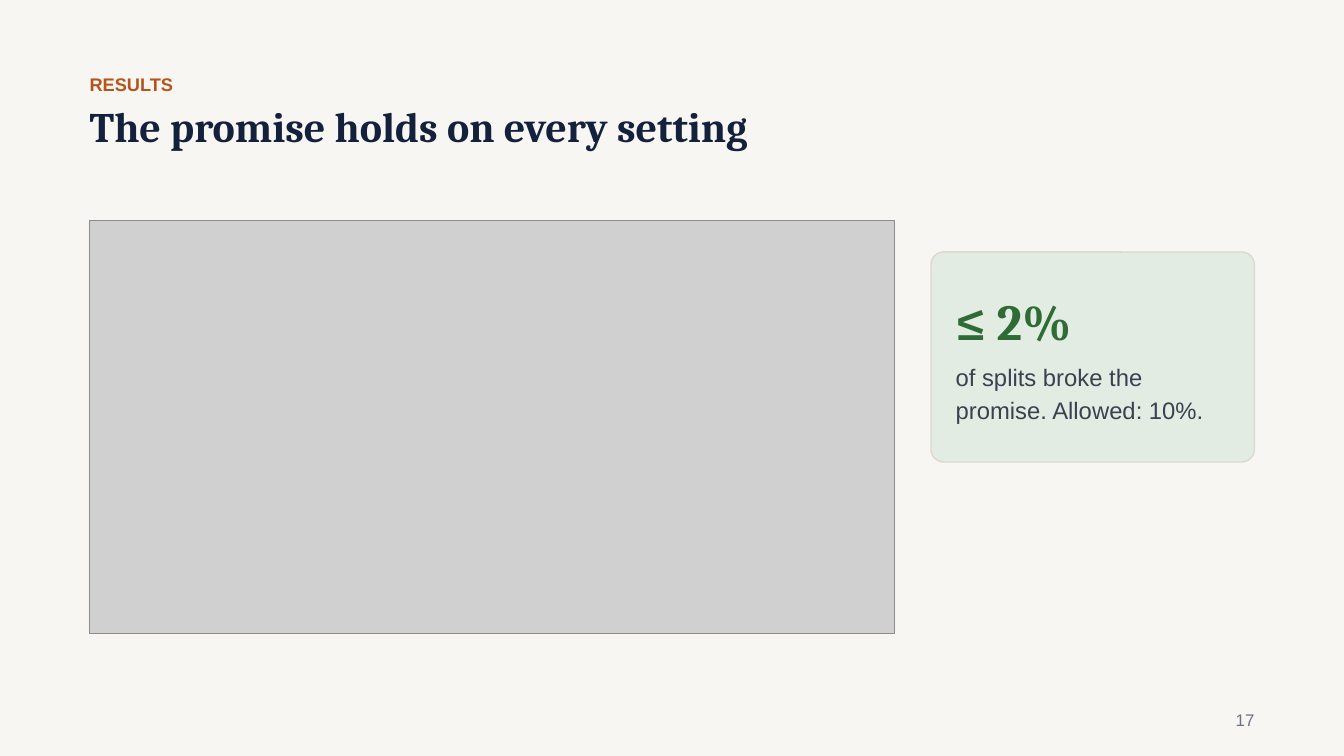
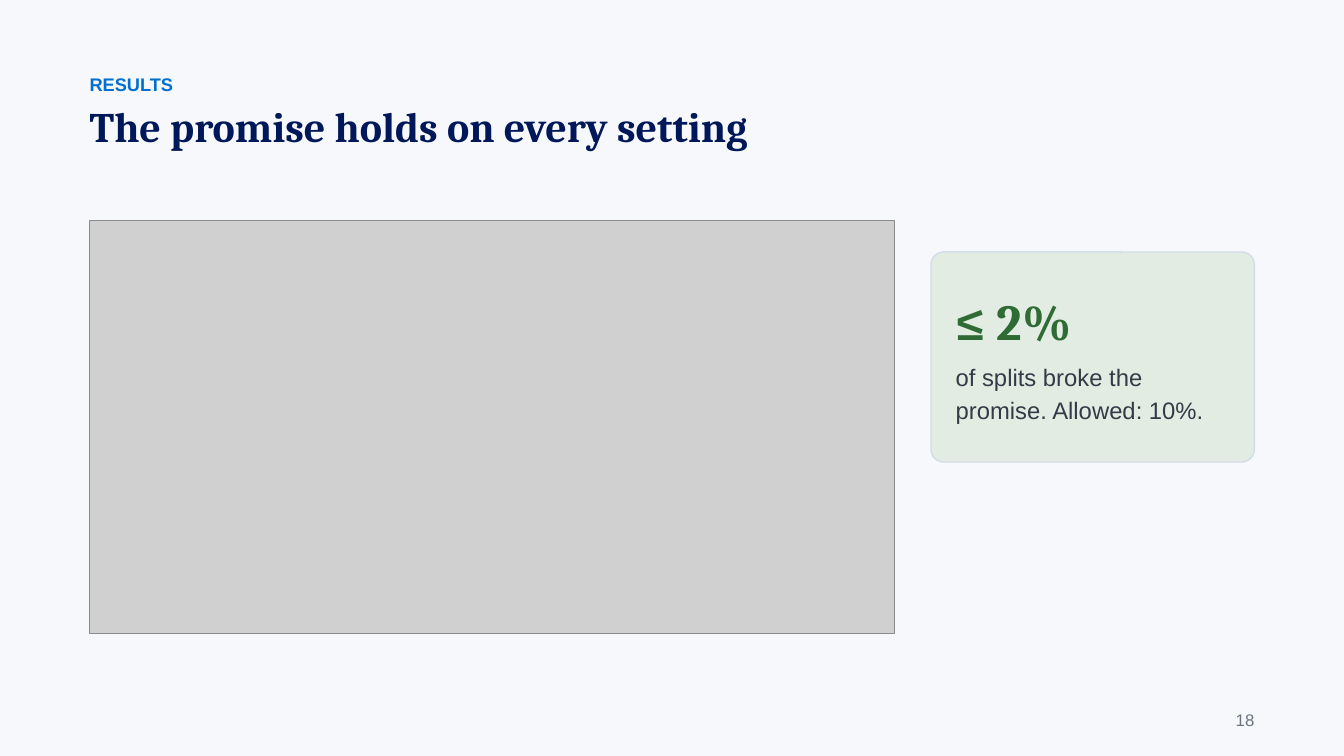
Before and after one commit to gaoj21/tokenbank, a slide deck: slide 18 of slides/CLIMB_talk.pptx (slide 17 before the commit). Drawn at 1344x756 pixels with LibreOffice and Linux fonts; fonts in the diff are those of the drawing; grey boxes stand for pictures. Boxes give left, top, right and bottom in pixels: in the first picture for what was removed or moved away, otherwise in the second. Text is boxed around its words. In the diff, an @@ line names an element or a change of style, - is before the commit and + after.

```diff
--- a/slides/CLIMB_talk.pptx
+++ b/slides/CLIMB_talk.pptx
@@ background #F7F6F2 to #F6F8FB @@
@@ text "RESULTS" at box(90, 78, 173, 91): text colour #B4541A to #006FCF @@
@@ text "The promise holds on every ..." at box(90, 112, 747, 152): text colour #14213D to #00175A @@
@@ rounded rectangle "≤ 2%" at box(932, 252, 1255, 462): outline #DDD8CC 1 pt to #D3DCE8 1 pt @@
@@ text at box(1236, 714, 1255, 726): text changed; text colour #6B7280 to #6B7480 @@
-17
+18
```
Also in this commit, not shown: 19 other slides changed, 2 slides added, 17 other files.
